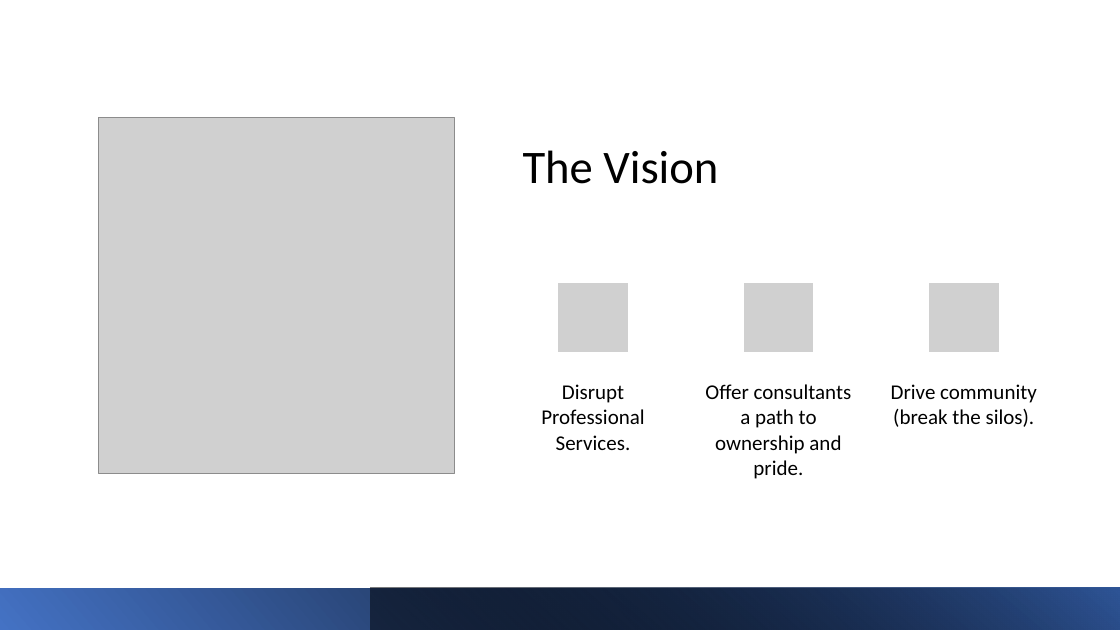
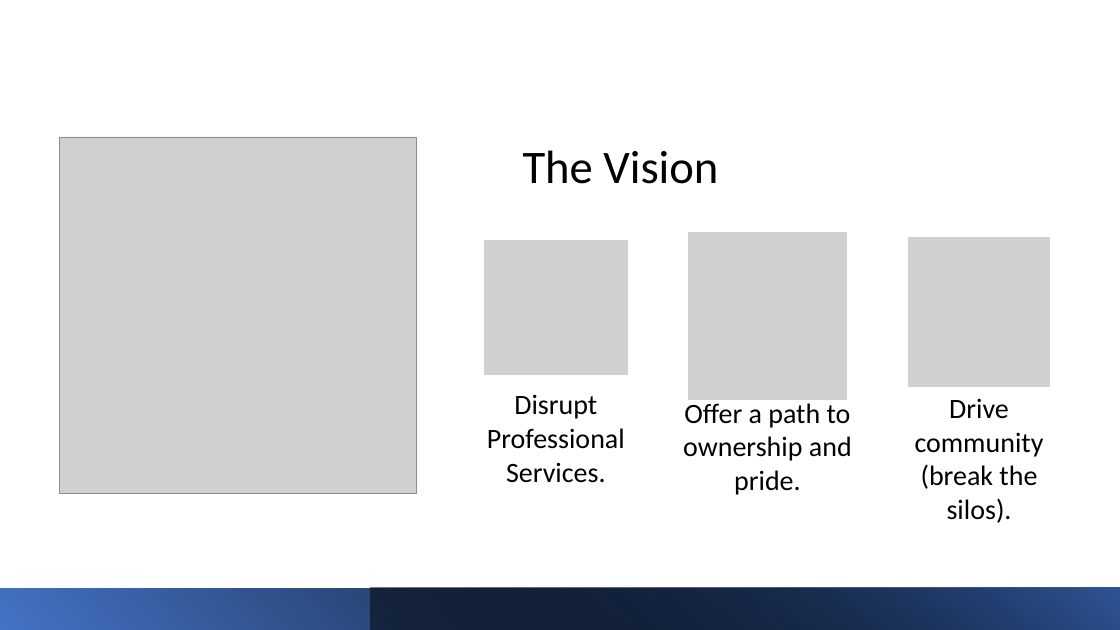
Before and after one commit to kipronorugut/UCA, a slide deck: slide 3 of Presentations/UCA-First-Draft.pptx. Drawn at 1120x630 pixels with LibreOffice and Linux fonts; fonts in the diff are those of the drawing; grey boxes stand for pictures. Boxes give left, top, right and bottom in pixels: in the first picture for what was removed or moved away, otherwise in the second. Text is boxed around its words. In the diff, an @@ line names an element or a change of style, - is before the commit and + after.

Commit message:
UCA Presentation

```diff
--- a/Presentations/UCA-First-Draft.pptx
+++ b/Presentations/UCA-First-Draft.pptx
@@ picture: place and size @@
-picture at box(98, 117, 455, 473)
+picture at box(60, 137, 416, 493)
@@ picture: place and size @@
-picture at box(558, 282, 629, 354)
+picture at box(483, 239, 629, 376)
@@ picture: place and size @@
-picture at box(743, 282, 814, 354)
+picture at box(687, 232, 849, 401)
@@ picture: place and size @@
-picture at box(928, 282, 1000, 354)
+picture at box(907, 236, 1050, 387)
@@ text "Disrupt Professional Services." at box(487, 394, 625, 483): size 18 to 24 pt; more space between paragraphs @@
@@ text "Disrupt Professional Services.": place and size @@
-text "Disrupt Professional Services." at box(541, 384, 644, 450)
+text "Disrupt Professional Services." at box(487, 394, 625, 483)
@@ text at box(683, 403, 852, 495): text changed; size 18 to 24 pt @@
-Offer consultants a path to ownership and pride.
+Offer a path to ownership and pride.
@@ text "Drive community (break the silos).": place and size @@
-text "Drive community (break the silos)." at box(891, 384, 1037, 427)
+text "Drive community (break the silos)." at box(915, 398, 1044, 523)
@@ text "Drive community (break the silos)." at box(915, 398, 1044, 523): size 18 to 24 pt; more space between paragraphs @@
```
Also in this commit, not shown: 2 other slides changed, 4 slides added, 2 slides removed.
